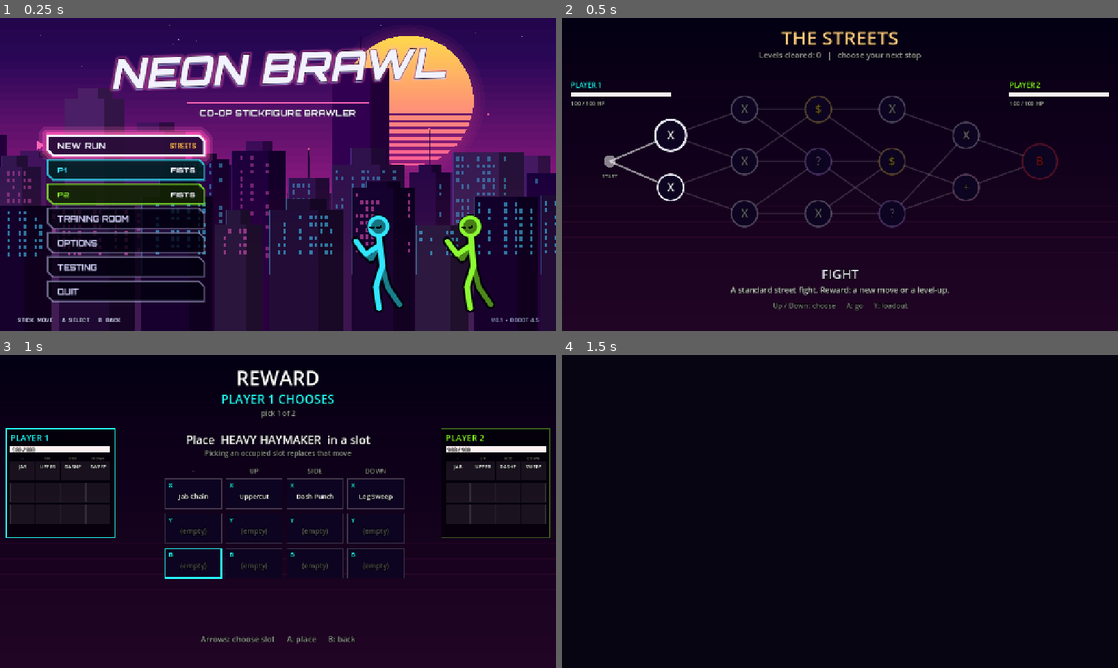
Above: before the commit, frames 1-4 (two rows, left to right).
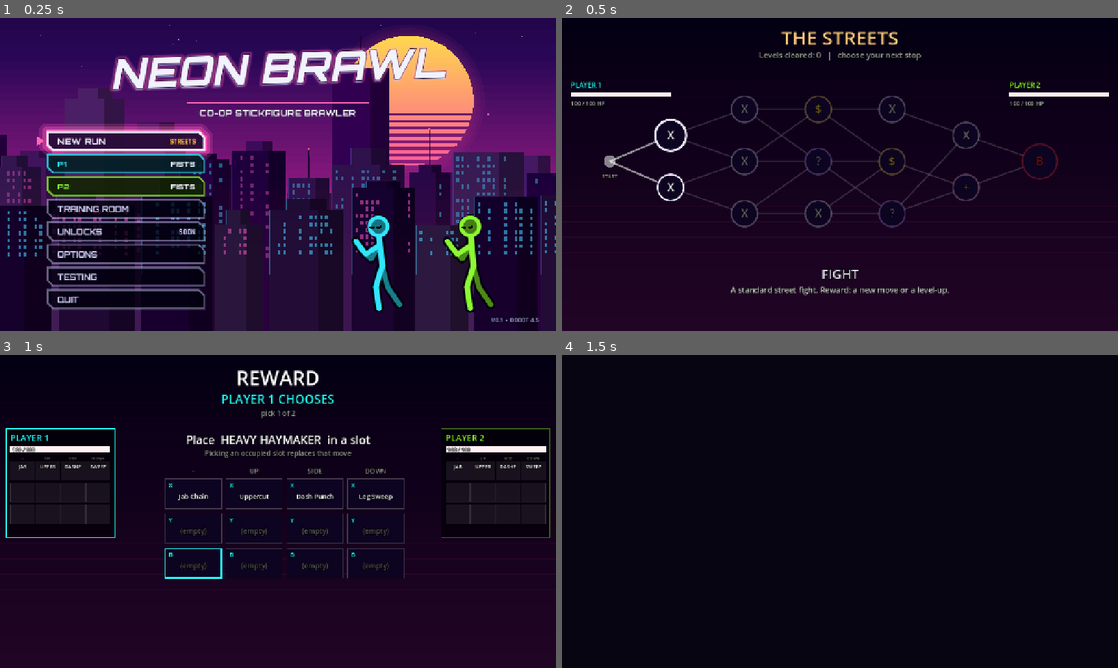
Above: after the commit, the same moments.

Repository: LaMaSi/Multiplayer-fighting-roguelike
Game: Godot game, scene res://tests/smoke_scenes.tscn
Same seed, same stepped clock (60 frames per second), same inputs: the game is played once before the commit and once after it. This scene is started directly instead of the project's main scene.
Inputs (mouse positions are in pixels of both pictures, inside the frame that each line leads up to):
- Up to frame 1 (0.25 s): no input
- Up to frame 2 (0.5 s): no input
- Up to frame 3 (1 s): tap Enter at 0.5 s; move the mouse to (400, 495) at 0.52 s; hold D from 0.53 s (still down); tap F at 0.6 s; click (400, 495) at 0.67 s; tap Space at 0.77 s
- Up to frame 4 (1.5 s): release D at 1.25 s; drag from (728, 527) to (812, 574) at 1.27 s

The runs differ from the first frame. In frame 1, 11% of the frame differs, in the area x 3-39%, y 33-98%; in frame 2, 0.2%; in frame 3, 0.3%; in frame 4, nothing differs.

Commit message:
Remove button-instruction footers from all screens; add Unlocks placeholder to the start menu
Co-Authored-By: Claude Sonnet 5.5 <noreply@anthropic.com>
Claude-Session: https://claude.ai/code/session_01C2WewpGAAP2KUyYkL7WJHM

Diff:
--- a/autoload/dbg.gd
+++ b/autoload/dbg.gd
@@ -29,7 +29,8 @@
 	_hint.add_theme_color_override("font_outline_color", Color.BLACK)
 	_hint.add_theme_constant_override("outline_size", 5)
 	_hint.modulate = Color(1, 1, 1, 0.75)
-	_hint.text = "F1 debug | F11 fullscreen | P1: pad or WASD+Space, F/G/H=X/Y/B | P2: pad or Arrows+Shift, , . /=X/Y/B | Down+A on a platform = drop through"
+	_hint.text = ""  # no on-screen button hints (F1 debug overlay and F11 still work)
+	_hint.visible = false
 	add_child(_hint)
 
 
--- a/scripts/ui/loadout_view.gd
+++ b/scripts/ui/loadout_view.gd
@@ -176,7 +176,6 @@
 	UiKit.txt(c, UiKit.body(), Vector2(40, 104), "SWAP MOVES BETWEEN BUTTONS  ·  BOTH PLAYERS AT ONCE", 18, UiKit.PINK)
 	paint_player(c, 0, Rect2(30, 126, 605, 470))
 	paint_player(c, 1, Rect2(645, 126, 605, 470))
-	UiKit.txt(c, UiKit.body(), Vector2(30, 640), "A  LIFT / DROP (SWAPS)      B  CANCEL / BACK", 16, UiKit.DIM_TEXT, HORIZONTAL_ALIGNMENT_LEFT, -1.0, 3)
 
 
 func paint_player(c: Control, p: int, r: Rect2) -> void:
--- a/scripts/ui/main_menu.gd
+++ b/scripts/ui/main_menu.gd
@@ -57,8 +57,10 @@
 		"testing":
 			return [["streets", "STREETS FULL TEST LEVEL", ""], ["shop", "SHOP PREVIEW", ""],
 				["magic", "MAGIC CLASS", "UNLOCKED" if RunState.magic_unlocked else "LOCKED"], ["back", "BACK", ""]]
+	if _page == "meta":
+		return [["back", "BACK", ""]]
 	return [["run", "NEW RUN", "STREETS"], ["class0", "", ""], ["class1", "", ""], ["training", "TRAINING ROOM", ""],
-		["options", "OPTIONS", ""], ["testing", "TESTING", ""], ["quit", "QUIT", ""]]
+		["meta", "UNLOCKS", "SOON"], ["options", "OPTIONS", ""], ["testing", "TESTING", ""], ["quit", "QUIT", ""]]
 
 
 func _go_page(page: String, sel := 0) -> void:
@@ -84,8 +86,13 @@
 			_activate(String(items[_sel][0]))
 			return
 		if p.pressed(PlayerInput.Btn.B) and _page != "main":
-			_go_page("main", 4 if _page == "options" else 5)
+			_go_page("main", _main_index(_page))
 			return
+
+
+## Row of the main list that opens a sub page (so B returns to it).
+func _main_index(page: String) -> int:
+	return {"meta": 4, "options": 5, "testing": 6}.get(page, 0)
 
 
 func _side(id: String, dx: int) -> void:
@@ -104,7 +111,7 @@
 		return
 	if _page == "options":
 		if id == "back":
-			_go_page("main", 4)
+			_go_page("main", _main_index("options"))
 		else:
 			OptionsList.adjust(id, 1)
 			Sfx.play("ui")
@@ -113,7 +120,9 @@
 		"magic":
 			_toggle_magic()
 		"back":
-			_go_page("main", 5)
+			_go_page("main", _main_index(_page))
+		"meta":
+			_go_page("meta")
 		"options":
 			_go_page("options")
 		"testing":
@@ -200,6 +209,26 @@
 	UiKit.txt(c, UiKit.head(), r.position + Vector2(0, r.size.y * 0.5 + 7), ("<  %s  >" % name) if selected else name, 17, UiKit.TEXT, HORIZONTAL_ALIGNMENT_RIGHT, r.size.x - 20.0)
 
 
+## Placeholder for the meta progression (docs/ECONOMY.md §1): a greyed preview of what will be
+## unlockable. Nothing here is wired up yet.
+const LOCKED_PREVIEW := ["SWORD CLASS", "HAMMER CLASS", "MAGIC CLASS", "MOVE REROLLS", "MORE STARTING MOVES", "MORE HP", "MORE LIVES"]
+
+
+func _paint_unlocks(c: Control, y0: float) -> void:
+	UiKit.txt(c, UiKit.head(), Vector2(260, 268), "COMING SOON", 16, UiKit.AMBER)
+	for i in LOCKED_PREVIEW.size():
+		var r := Rect2(110, y0 + i * 46.0, 360, 38)
+		var p := UiKit.chamfer(r, 10.0)
+		c.draw_colored_polygon(p, Color(UiKit.INK.r, UiKit.INK.g, UiKit.INK.b, 0.6))
+		UiKit.poly_line(c, p, Color(0.8, 0.8, 1.0, 0.22), UiKit.LINE)
+		# padlock
+		var lx := r.position.x + 22.0
+		var ly := r.position.y + 19.0
+		c.draw_rect(Rect2(lx - 7, ly - 2, 14, 11), Color(0.8, 0.8, 1.0, 0.45))
+		c.draw_arc(Vector2(lx, ly - 2), 5.0, PI, TAU, 10, Color(0.8, 0.8, 1.0, 0.45), 2.5, true)
+		UiKit.txt(c, UiKit.head(), r.position + Vector2(44, 25), LOCKED_PREVIEW[i], 15, Color(0.7, 0.7, 0.85, 0.5))
+
+
 func paint(c: Control) -> void:
 	# title: tilted, glowing, with a cyan offset shadow
 	c.draw_set_transform_matrix(UiKit.italic(Vector2(640, 150), -0.035, 1.0, -0.22))
@@ -210,13 +239,16 @@
 	c.draw_set_transform_matrix(Transform2D.IDENTITY)
 	c.draw_rect(Rect2(430, 194, 420, 3), UiKit.PINK)
 	UiKit.txt(c, UiKit.head(), Vector2(0, 226), "CO-OP STICKFIGURE BRAWLER", 20, UiKit.TEXT, HORIZONTAL_ALIGNMENT_CENTER, 1280.0, 4, Color(0, 0, 0, 0.7))
-	var heading := {"main": "", "options": "OPTIONS", "testing": "TESTING"}[_page] as String
+	var heading := {"main": "", "options": "OPTIONS", "testing": "TESTING", "meta": "UNLOCKS"}[_page] as String
 	if heading != "":
 		UiKit.txt(c, UiKit.head(), Vector2(110, 268), heading, 16, UiKit.PINK)
 	var items := _items()
-	var y0 := 284.0 if heading != "" else 270.0
+	var y0 := 284.0 if heading != "" else 262.0
+	if _page == "meta":
+		_paint_unlocks(c, y0)
+		y0 += 7 * 46.0 + 12.0
 	for i in items.size():
-		var r := Rect2(110, y0 + i * 56.0, 360, 46)
+		var r := Rect2(110, y0 + i * 52.0, 360, 42)
 		var id: String = items[i][0]
 		var sel := i == _sel
 		if _page == "main" and id.begins_with("class"):
@@ -226,5 +258,4 @@
 			if _page == "options" and id == "post":
 				adj = true
 			UiKit.button(c, r, String(items[i][1]), sel, String(items[i][2]), adj)
-	UiKit.txt(c, UiKit.body(), Vector2(40, 700), "STICK  MOVE      A  SELECT      B  BACK", 16, UiKit.DIM_TEXT, HORIZONTAL_ALIGNMENT_LEFT, -1.0, 3)
 	UiKit.txt(c, UiKit.body(), Vector2(900, 700), "V0.1  ·  GODOT 4.5", 16, Color(0.6, 0.6, 0.8), HORIZONTAL_ALIGNMENT_RIGHT, 340.0, 3)
--- a/scripts/ui/pause_menu.gd
+++ b/scripts/ui/pause_menu.gd
@@ -264,7 +264,6 @@
 		UiKit.button(c, Rect2(80, 150 + i * 62.0, 360, 50), String(items[i][1]), i == _sel, String(items[i][2]), adj)
 	if _page == "main":
 		_paint_status(c)
-	UiKit.txt(c, UiKit.body(), Vector2(80, 690), "STICK  MOVE      A  SELECT      B  BACK", 16, UiKit.DIM_TEXT, HORIZONTAL_ALIGNMENT_LEFT, -1.0, 3)
 
 
 ## Right side of the main page: run info and a read-only view of both loadouts.
--- a/scripts/ui/reward_screen.gd
+++ b/scripts/ui/reward_screen.gd
@@ -157,7 +157,6 @@
 	if _phase == "cards":
 		for i in _cards.size():
 			_draw_card(i)
-		_txt(Vector2(0, 660), "Left / Right: choose      A: confirm", 18, Color(1, 1, 1, 0.6), 1280.0, HORIZONTAL_ALIGNMENT_CENTER)
 	else:
 		_draw_slot_picker(pc)
 
@@ -201,7 +200,6 @@
 			_txt(r.position + Vector2(0, 46), "(empty)", 16, Color(1, 1, 1, 0.35), r.size.x, HORIZONTAL_ALIGNMENT_CENTER)
 		else:
 			_txt(r.position + Vector2(0, 46), MoveDB.get_move(id).name, 15, Color(1, 0.8, 0.5) if sel else Color(1, 1, 1), r.size.x, HORIZONTAL_ALIGNMENT_CENTER)
-	_txt(Vector2(0, 660), "Arrows: choose slot      A: place      B: back", 18, Color(1, 1, 1, 0.6), 1280.0, HORIZONTAL_ALIGNMENT_CENTER)
 
 
 func _draw_panel(p: int, x: float, y: float) -> void:
--- a/scripts/ui/run_map.gd
+++ b/scripts/ui/run_map.gd
@@ -161,7 +161,6 @@
 		var tn: String = RunState.TYPE_NAMES[cur["type"]]
 		_txt(Vector2(0, 600), tn, 30, _c(COLORS[cur["type"]]), 1280.0, HORIZONTAL_ALIGNMENT_CENTER)
 		_txt(Vector2(0, 632), String(DESCS[cur["type"]]), 18, Color(1, 1, 1, 0.8), 1280.0, HORIZONTAL_ALIGNMENT_CENTER)
-		_txt(Vector2(0, 668), "Up / Down: choose      A: go      Y: loadout", 16, Color(1, 1, 1, 0.5), 1280.0, HORIZONTAL_ALIGNMENT_CENTER)
 	for p in 2:
 		var x := 20.0 if p == 0 else 1280.0 - 20.0 - 230.0
 		var col := _c(Fighter.PLAYER_COLORS[p])
--- a/scripts/ui/shop_screen.gd
+++ b/scripts/ui/shop_screen.gd
@@ -365,7 +365,6 @@
 		c.draw_circle(bc, 30.0, UiKit.INK)
 		c.draw_arc(bc, 30.0, 0.0, TAU, 28, col, 3.0, true)
 		UiKit.txt(c, head, bc + Vector2(-30, 14), "?", 40, col, HORIZONTAL_ALIGNMENT_CENTER, 60.0)
-	UiKit.txt(c, body, Vector2(60, 700), "A  VOTE      B  CANCEL VOTE", 16, UiKit.DIM_TEXT)
 
 
 func _vote_line(target: int) -> String:
--- a/tests/ui_menus_test.gd
+++ b/tests/ui_menus_test.gd
@@ -112,6 +112,10 @@
 	menu._sel = 1
 	await frames(4)
 	await snap(out + "/ui_start_options.png")
+	menu._page = "meta"
+	menu._sel = 0
+	await frames(4)
+	await snap(out + "/ui_start_unlocks.png")
 	menu.queue_free()
 	await frames(3)
 	# run map with the loadout overlay
